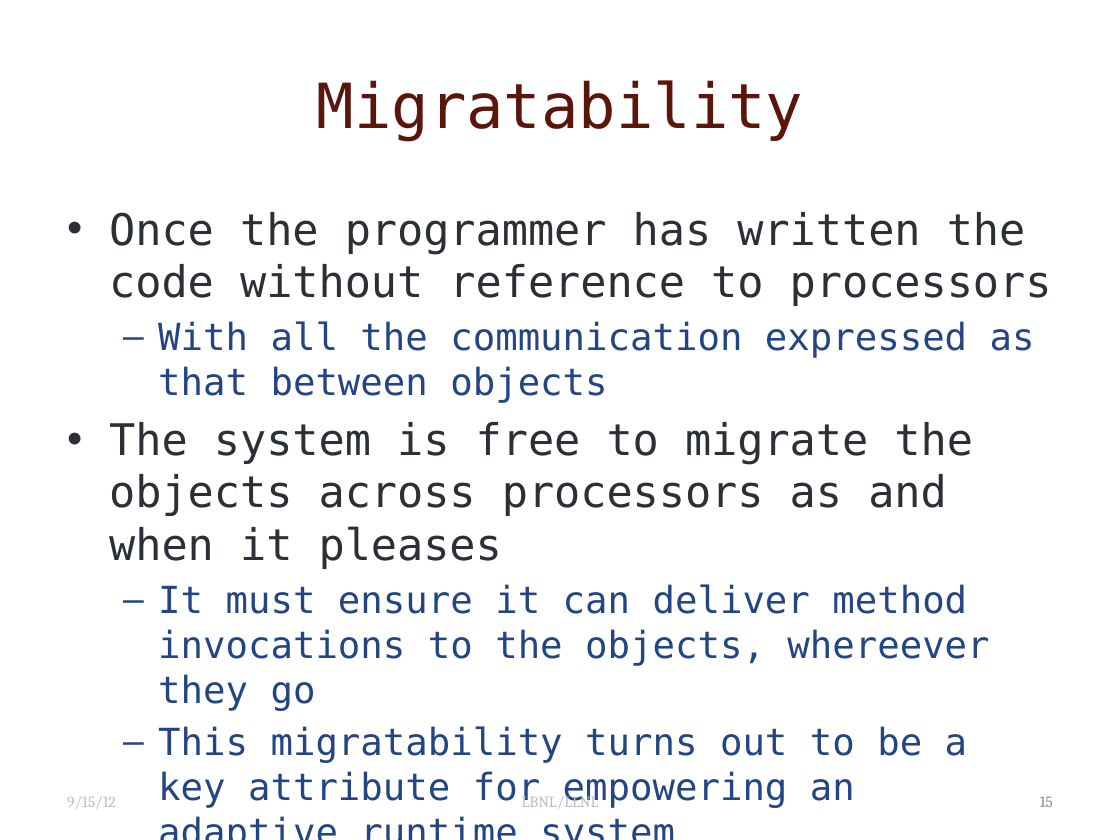
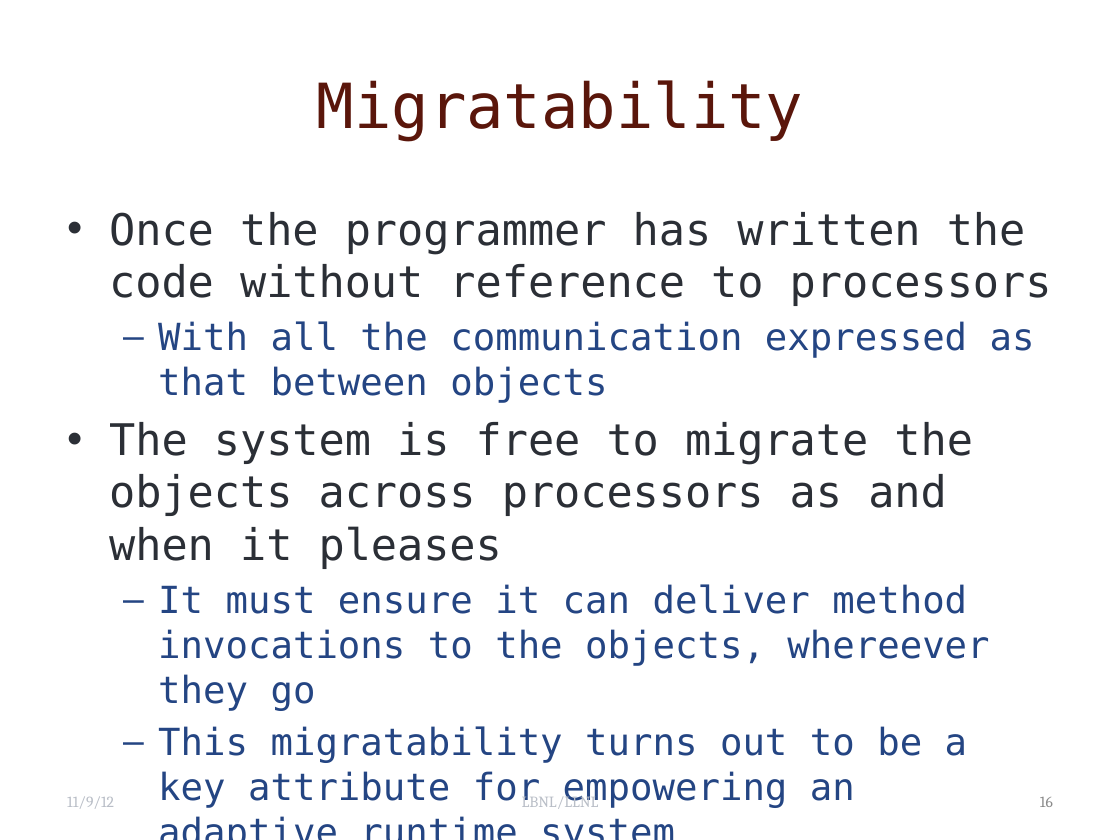
Before and after one commit to UIUC-PPL/charm_tutorial, a slide deck: slide 16 of executionModelandBenefits.pptx (slide 15 before the commit). Drawn at 1120x840 pixels with LibreOffice and Linux fonts; fonts in the diff are those of the drawing; background and template pictures are left out. Boxes give left, top, right and bottom in pixels: in the first picture for what was removed or moved away, otherwise in the second. Text is boxed around its words. In the diff, an @@ line names an element or a change of style, - is before the commit and + after.

```diff
--- a/executionModelandBenefits.pptx
+++ b/executionModelandBenefits.pptx
@@ text at [67, 796, 114, 808]: text changed @@
-9/15/12
+11/9/12
@@ page number at [1040, 797, 1053, 807]: text changed @@
-15
+16
```
Also in this commit, not shown: 14 other slides changed, 1 slide added, 18 other files.
